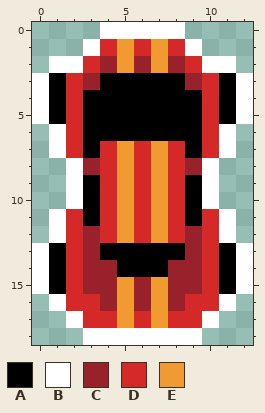
Edited in one commit: pixel-art sprite (Cars/playerCar.png). The picture above was drawn from the file before the commit.
The file is 13x19 pixels.
Palette (. is transparent): A #000000  B #ffffff  C #99212b  D #d52828  E #f29a32
Pixels before, first column x 0:
 0 ....BBBBB....
 1 ...BDEDEDB...
 2 .BBDCECECDBB.
 3 BADCAAAAACDAB
 4 BADAAAAAAADAB
 5 BADAAAAAAADAB
 6 .BDAAAAAAADB.
 7 .BDADEDEDADB.
 8 ..BCDEDEDCB..
 9 ..BADEDEDAB..
10 ..BADEDEDAB..
11 .BDADEDEDADB.
12 .BDCDEDEDCDB.
13 BADCAAAAACDAB
14 BADCCAAACCDAB
15 BADCCECECCDAB
16 .BDDCECECDDB.
17 ..BDDEDEDDB..
18 ...BBBBBBB...
The result:
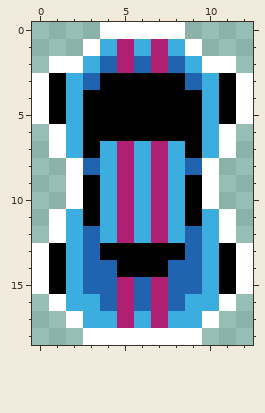
Change:
colour C: #99212b -> #2064af
colour D: #d52828 -> #3badde
colour E: #f29a32 -> #af2073
Changed places in both pictures, as pixel boxes (x1, y1, x2, y2):
changed: (66, 39, 219, 328)
